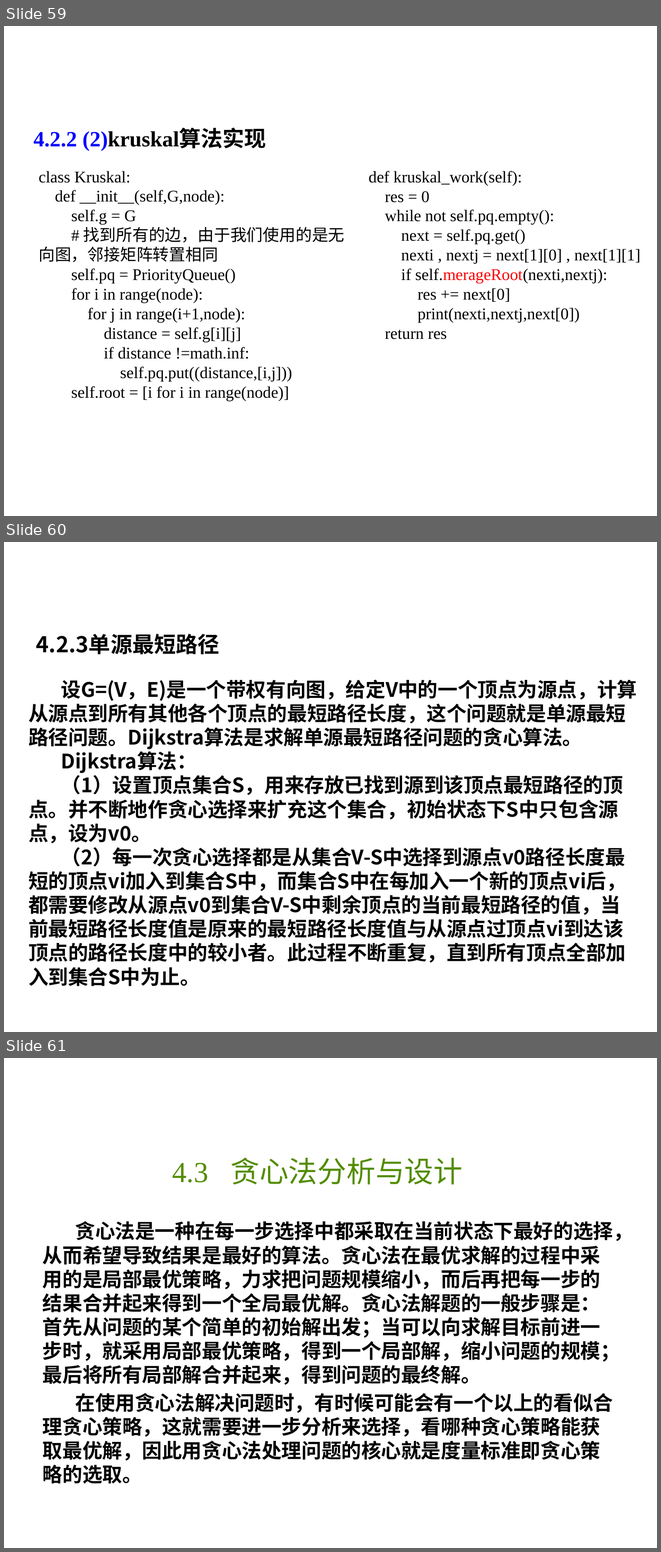
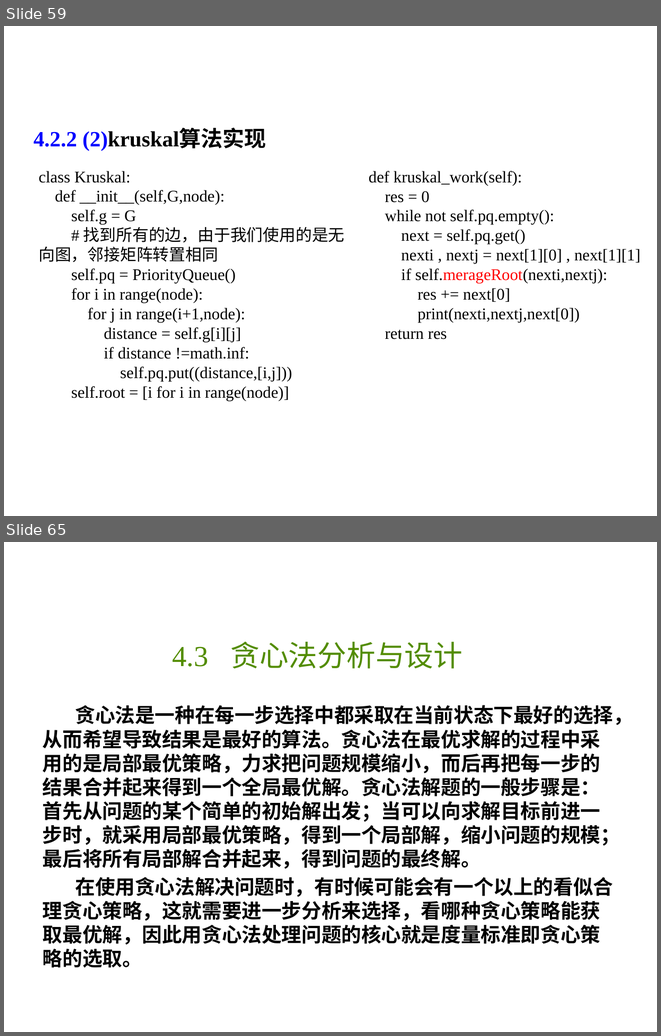
Before and after one commit to liutongling/DP, a slide deck: file/第4章 贪心法.pptx. Shown one above the other, each under a label of ours: slides 59, 60 and 61 before the commit, slides 59 and 65 after it; the slides between them are not shown. The pictures are 661x1552 and 661x1036 pixels, drawn with LibreOffice and Linux fonts; fonts in the diff are those of the drawing; background and template pictures are left out. Boxes give left, top, right and bottom in pixels: in the first picture for what was removed or moved away, otherwise in the second. Text is boxed around its words. In the diff, an @@ line names an element or a change of style, - is before the commit and + after.

```diff
--- a/file/第4章 贪心法.pptx
+++ b/file/第4章 贪心法.pptx
@@ slide 60 removed at (x1=4, y1=542, x2=657, y2=1032), background #FFFFFF @@
@@ text removed at (x1=36, y1=634, x2=220, y2=654) @@
-4.2.3单源最短路径
@@ text removed at (x1=28, y1=679, x2=637, y2=986) @@
-设G=(V，E)是一个带权有向图，给定V中的一个顶点为源点，计算从源点到所有其他各个顶点的最短路径长度，这个问题就是单源最短路径问题。Dijkstra算法是求解单源最短路径问题的贪心算法。
-Dijkstra算法：
-（1）设置顶点集合S，用来存放已找到源到该顶点最短路径的顶点。并不断地作贪心选择来扩充这个集合，初始状态下S中只包含源点，设为v0。
-（2）每一次贪心选择都是从集合V-S中选择到源点v0路径长度最短的顶点vi加入到集合S中，而集合S中在每加入一个新的顶点vi后，都需要修改从源点v0到集合V-S中剩余顶点的当前最短路径的值，当前最短路径长度值是原来的最短路径长度值与从源点过顶点vi到达该顶点的路径长度中的较小者。此过程不断重复，直到所有顶点全部加入到集合S中为止。
@@ what was slide 61 is now slide 65 @@
```
Also in this commit, not shown: 2 slides changed, 5 slides added.
